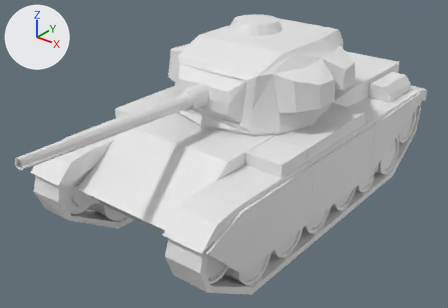
Two versions of the glTF model web/public/pezzi/golan73_israeli_ghost_0.glb, one commit apart.
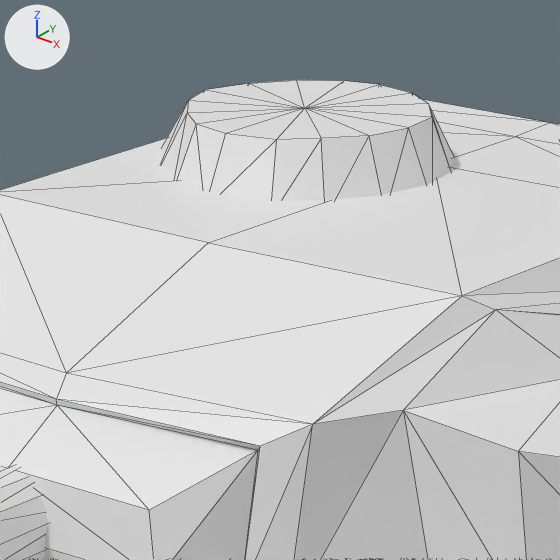
Each version appears first whole from a 50 mm lens placed at (1.001, -1.295, 0.98), pointed at (-0.001, -0.043, 0.203), and next in a close-up on the part from 45% to 67% of the width and 0% to 33% of the height. Lighting does not change. The marker at upper left points along +X, +Y and +Z. The first two pictures are the older version. The close-ups show mesh edges as thin lines. Materials are left out; every surface is plain grey. Vertices at exactly the same position are counted once.

Objects in the first close-up: 'geometry_0'.
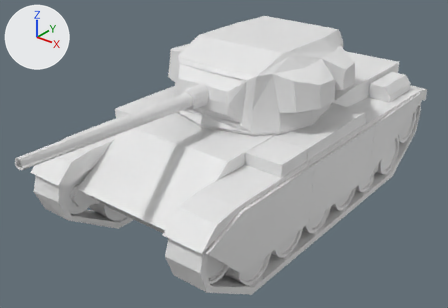
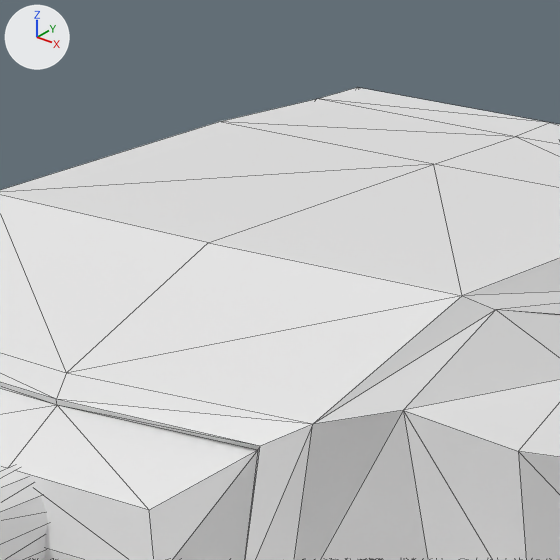
The newer file is also rescaled (x1.052) as a whole; pictures and numbers use the older file's frame.

Location of each change, [x1, y1, x2, y2] in pixels of the close-ups (560 x 560 px):
'geometry_0', reshaped
    before: [0, 80, 560, 560]
    after: [0, 87, 560, 560]
part 1 of me_geometry_0, deleted
    before: [160, 80, 454, 201]

What the commit changed:
me_geometry_0 is used by ob_geometry_0; location (0.0, 0.0, 0.0).
me_geometry_0 had 2058 vertices, 3948 faces and spanned x -0.304..0.304, y -0.691..0.691, z 0.0..0.54.
me_geometry_0 now has 2025 vertices, 3886 faces and spans x -0.304..0.304, y -0.691..0.691, z 0.0..0.513.
me_geometry_0 part 1: the loose piece of 33 vertices spanning x -0.145..0.021, y 0.094..0.266, z 0.502..0.54 is deleted.
